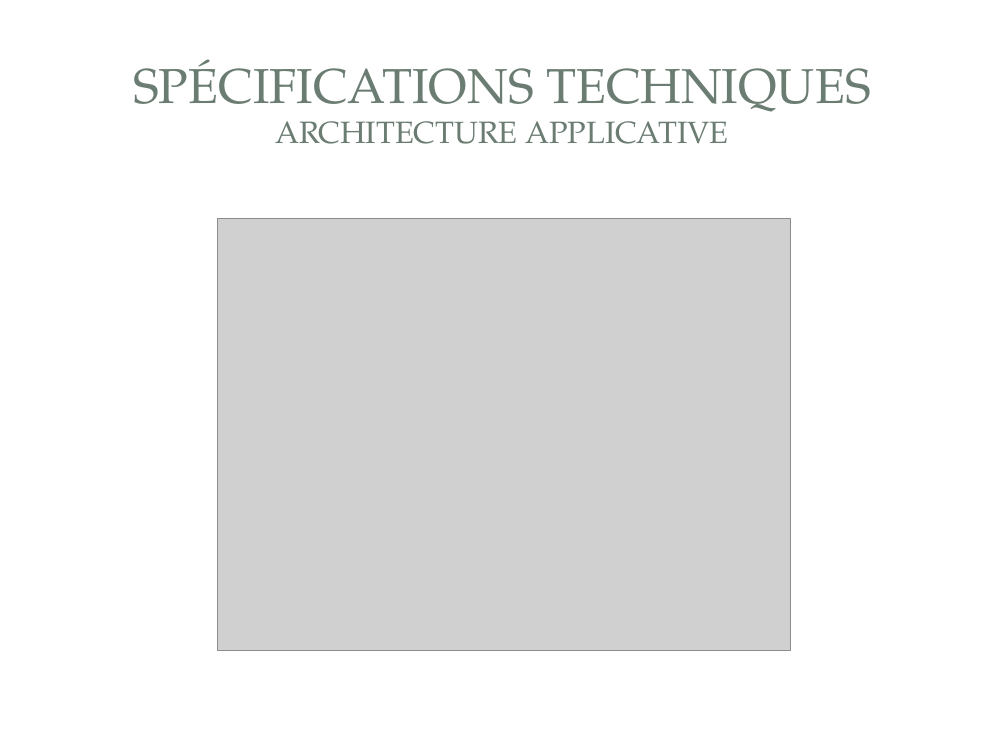
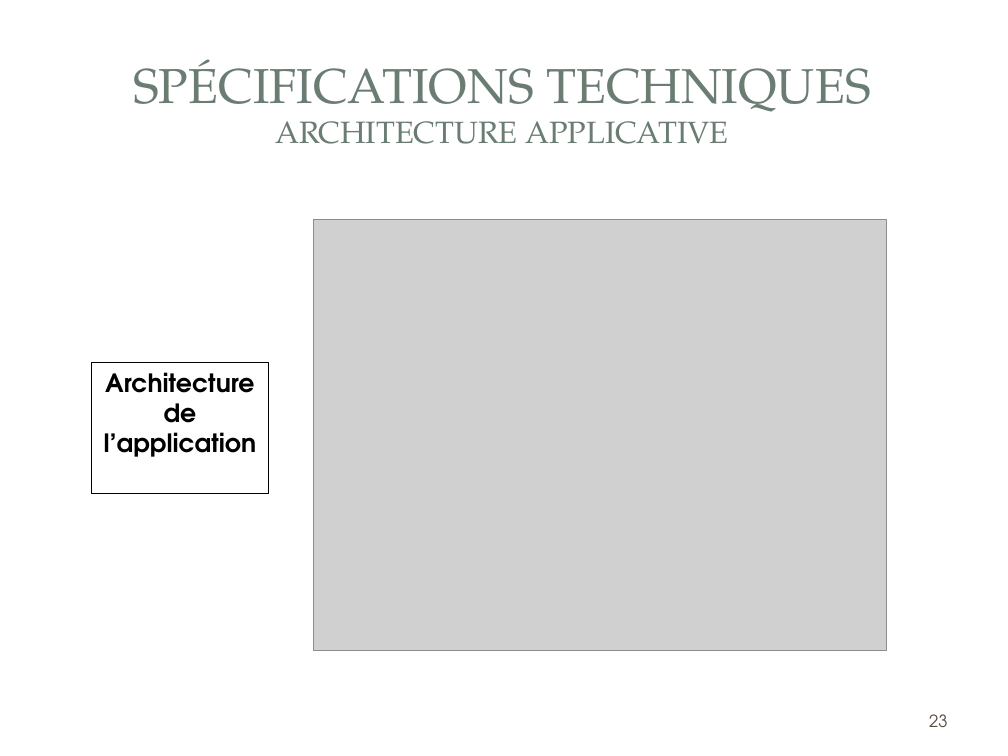
Before and after one commit to gestionsAbsences/gestionAbsences, a slide deck: slide 23 of Projet/Dossier/Fred/COURIOL_Fred_Présentation.ppt (slide 24 before the commit). Drawn at 1008x756 pixels with LibreOffice and Linux fonts; fonts in the diff are those of the drawing; grey boxes stand for pictures; background and template pictures are left out. Boxes give left, top, right and bottom in pixels: in the first picture for what was removed or moved away, otherwise in the second. Text is boxed around its words. In the diff, an @@ line names an element or a change of style, - is before the commit and + after.

```diff
--- a/Projet/Dossier/Fred/COURIOL_Fred_Présentation.ppt
+++ b/Projet/Dossier/Fred/COURIOL_Fred_Présentation.ppt
@@ picture: place and size @@
-picture at (218, 219, 790, 650)
+picture at (313, 220, 886, 651)
@@ rectangle added at (91, 362, 268, 493), fill #FFFFFF, outline #000000 0.74 pt, 18 pt, text #000000, bold @@
+Architecture
+de l’application
@@ page number added at (929, 714, 948, 727), 12 pt, text #564B3C @@
+23
```
Also in this commit, not shown: 34 other slides changed, 3 slides added, 1 slide removed, 5 other files.
